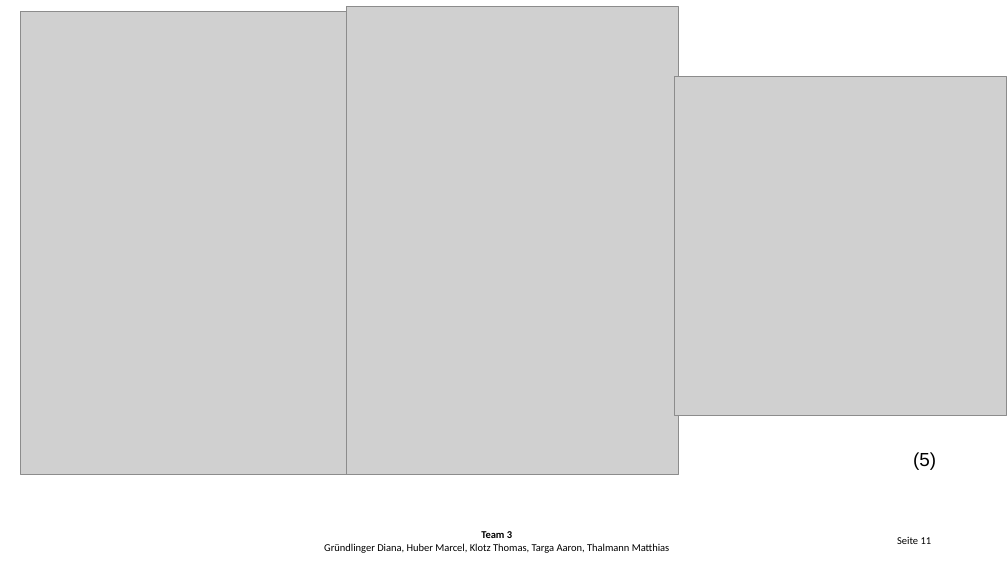
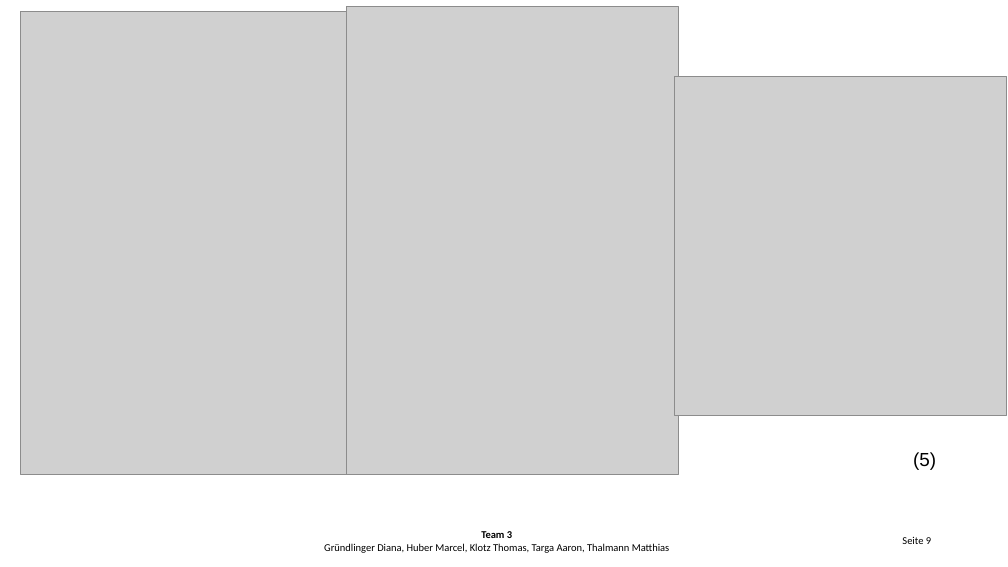
Before and after one commit to Hegl1/archimpl, a slide deck: slide 12 of tasks/task6/task6_presentation.pptx (slide 11 before the commit). Drawn at 1008x567 pixels with LibreOffice and Linux fonts; fonts in the diff are those of the drawing; grey boxes stand for pictures; background and template pictures are left out. Boxes give left, top, right and bottom in pixels: in the first picture for what was removed or moved away, otherwise in the second. Text is boxed around its words. In the diff, an @@ line names an element or a change of style, - is before the commit and + after.

```diff
--- a/tasks/task6/task6_presentation.pptx
+++ b/tasks/task6/task6_presentation.pptx
@@ text at <box>902,537,931,544</box>: text changed @@
-Seite 11
+Seite 9
```
Also in this commit, not shown: 4 other slides changed, 3 slides added, 2 slides removed, 1 other file.
